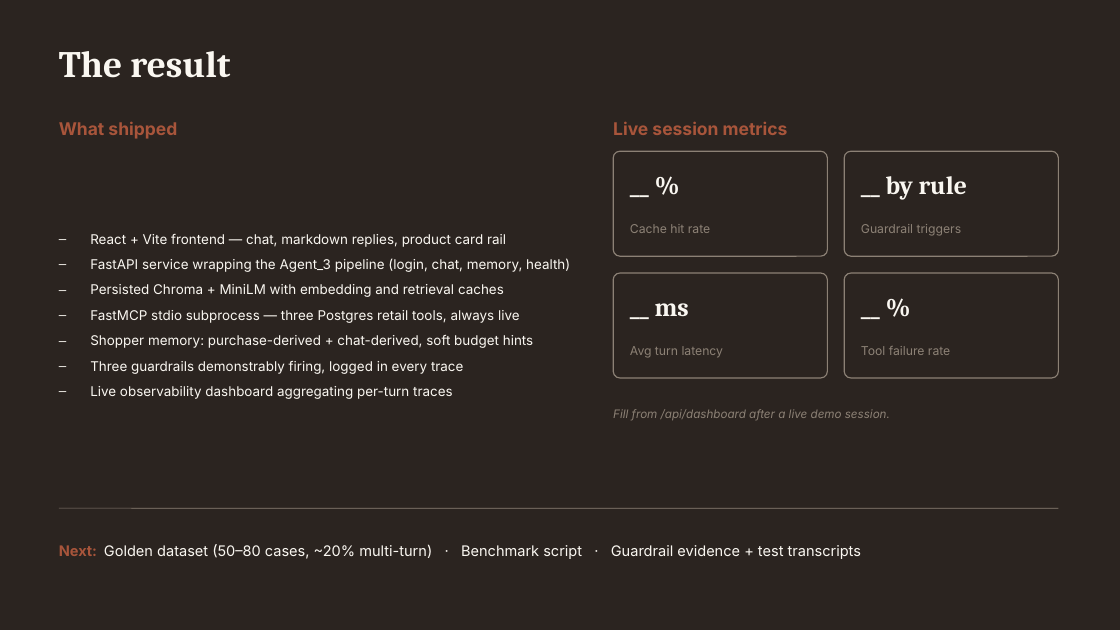
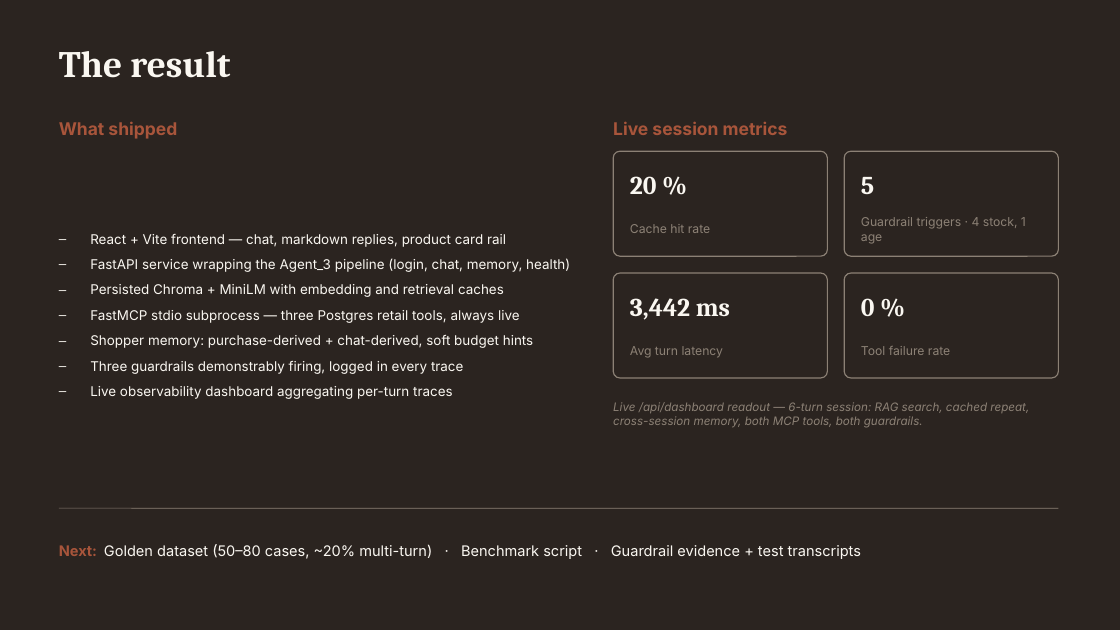
Before and after one commit to Rohini111997/BBV_ShopSage_Rohini, a slide deck: slide 5 of docs/ShopSage_Pitch.pptx. Drawn at 1120x630 pixels with LibreOffice and Linux fonts; fonts in the diff are those of the drawing. Boxes give left, top, right and bottom in pixels: in the first picture for what was removed or moved away, otherwise in the second. Text is boxed around its words. In the diff, an @@ line names an element or a change of style, - is before the commit and + after.

Commit message:
updated ppt, and budget

```diff
--- a/docs/ShopSage_Pitch.pptx
+++ b/docs/ShopSage_Pitch.pptx
@@ text at <box>630,176,657,194</box>: text changed @@
-__ %
+20 %
@@ text at <box>861,177,874,194</box>: text changed @@
-__ by rule
+5
@@ text at <box>861,217,1026,244</box>: text changed @@
-Guardrail triggers
+Guardrail triggers · 4 stock, 1 age
@@ text at <box>630,298,730,320</box>: text changed @@
-__ ms
+3,442 ms
@@ text at <box>861,298,875,316</box>: text changed @@
-__ %
+0 %
@@ text at <box>613,402,1029,428</box>: text changed @@
-Fill from /api/dashboard after a live demo session.
+Live /api/dashboard readout — 6-turn session: RAG search, cached repeat, cross-session memory, both MCP tools, both guardrails.
```
Also in this commit, not shown: 5 other files.
